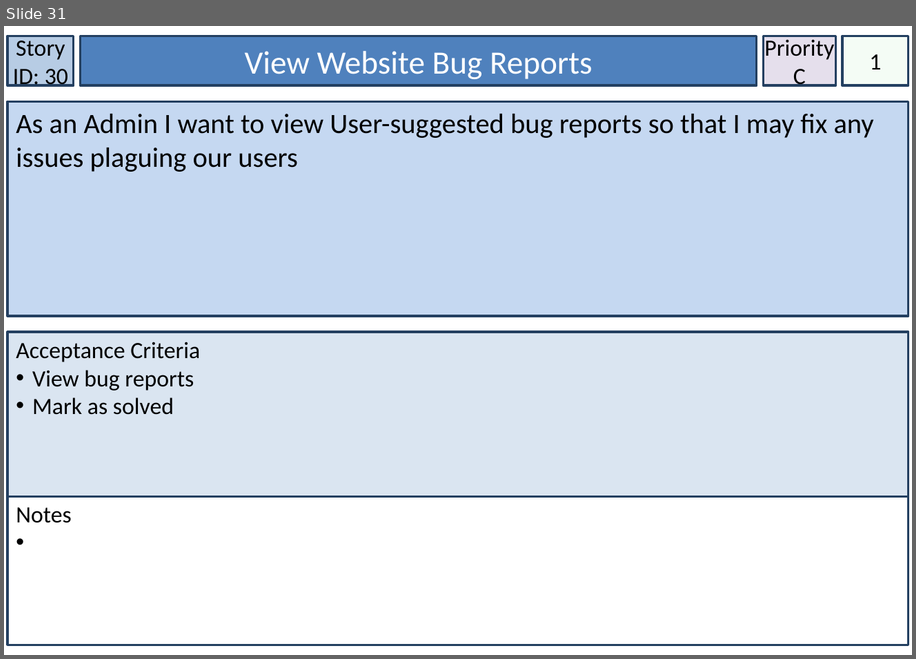
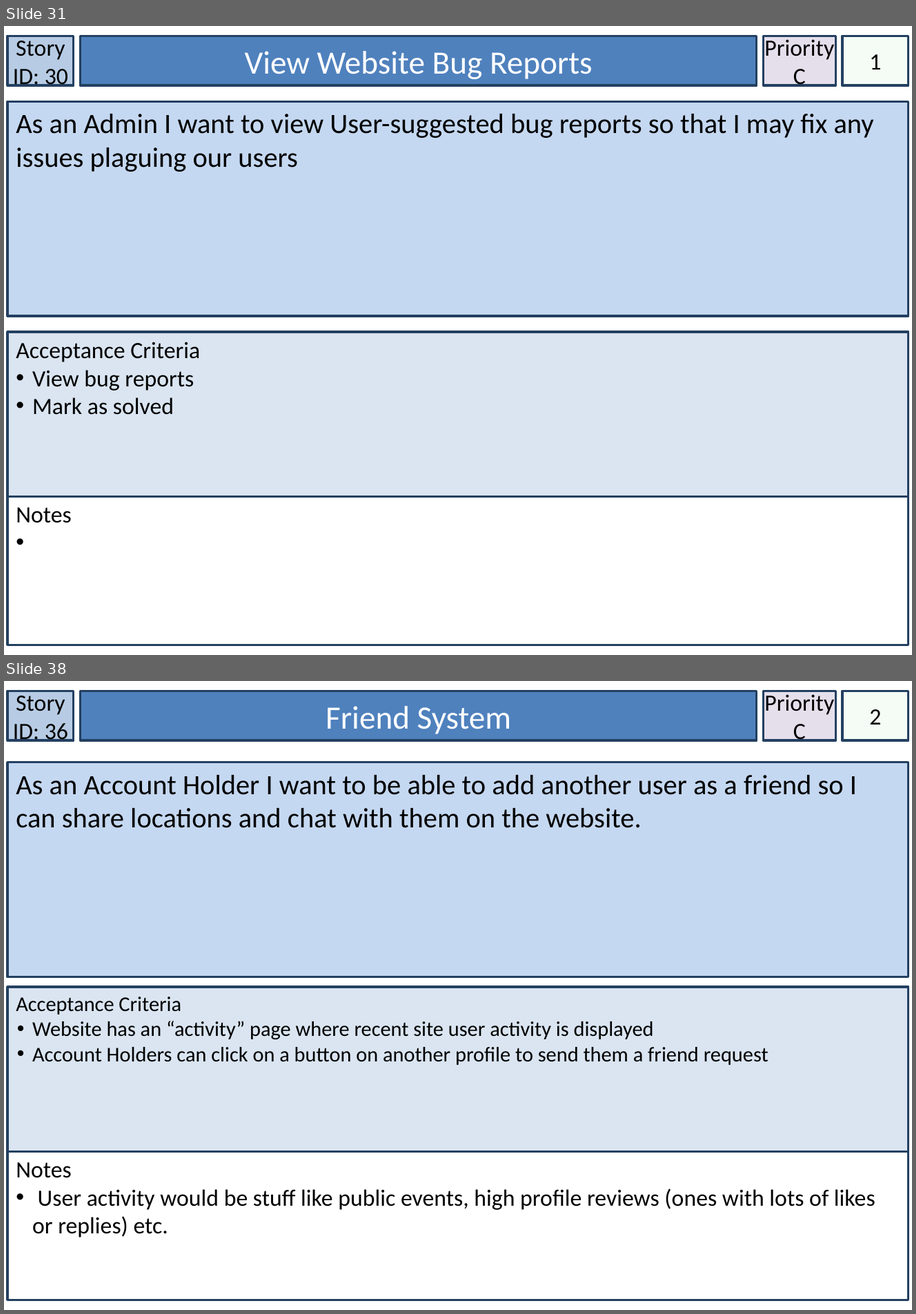
Before and after one commit to lowejosh/Django-landmarks, a slide deck: Artifact Files/Story Cards.pptx. Shown one above the other, each under a label of ours: slide 31 before the commit, slides 31 and 38 after it; the slides between them are not shown. The pictures are 916x659 and 916x1314 pixels, drawn with LibreOffice and Linux fonts; fonts in the diff are those of the drawing. Boxes give left, top, right and bottom in pixels: in the first picture for what was removed or moved away, otherwise in the second. Text is boxed around its words. In the diff, an @@ line names an element or a change of style, - is before the commit and + after.

```diff
--- a/Artifact Files/Story Cards.pptx
+++ b/Artifact Files/Story Cards.pptx
@@ slide 38 added at bbox=[4, 681, 912, 1310], background #FFFFFF @@
@@ rectangle added at bbox=[7, 691, 74, 740], fill #B7CCE4, outline #244061 2 pt, 20 pt, text #000000 @@
+Story ID: 36
@@ rectangle added at bbox=[81, 691, 757, 740], fill #4F81BD, outline #244061 2 pt, 28 pt, text #FFFFFF @@
+Friend System
@@ rectangle added at bbox=[764, 691, 837, 740], fill #E5DFEC, outline #244061 2 pt, 20 pt, text #000000 @@
+Priority
+C
@@ rectangle added at bbox=[842, 691, 909, 740], fill #CCF0CD at 20% opacity, outline #244061 2 pt, 20 pt, text #000000 @@
+2
@@ rectangle added at bbox=[7, 762, 909, 977], fill #C5D8F1, outline #244061 2 pt, 24 pt, text #000000 @@
+As an Account Holder I want to be able to add another user as a friend so I can share locations and chat with them on the website.
@@ rectangle added at bbox=[7, 987, 909, 1152], fill #DAE5F1, outline #244061 2 pt, 18 pt, text #000000 @@
+Acceptance Criteria
+• Website has an “activity” page where recent site user activity is displayed
+• Account Holders can click on a button on another profile to send them a friend request
@@ rectangle added at bbox=[7, 1152, 909, 1300], fill #FFFFFF, outline #244061 2 pt, 20 pt, text #000000 @@
+Notes
+• User activity would be stuff like public events, high profile reviews (ones with lots of likes or replies) etc.
```
Also in this commit, not shown: 1 slide changed, 10 other slides added, 9 other files.
